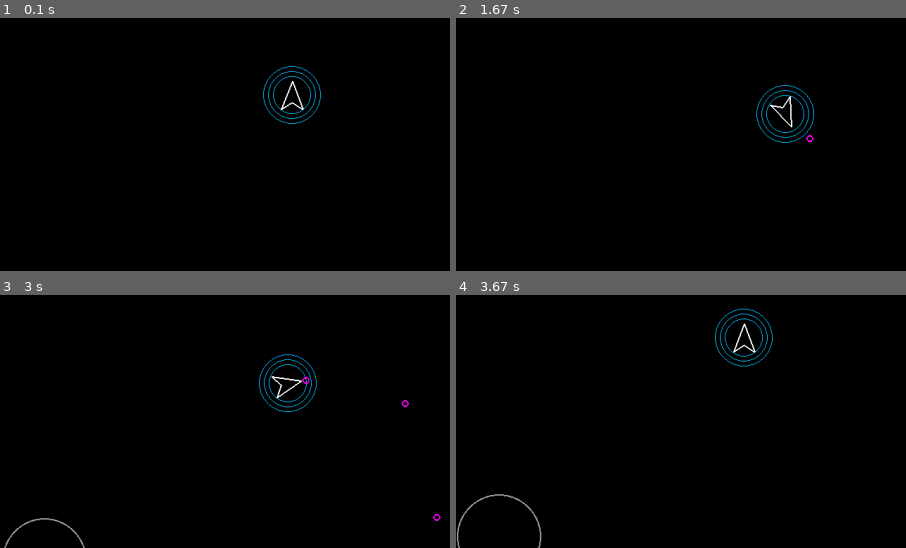
Above: before the commit, frames 1-4 (two rows, left to right).
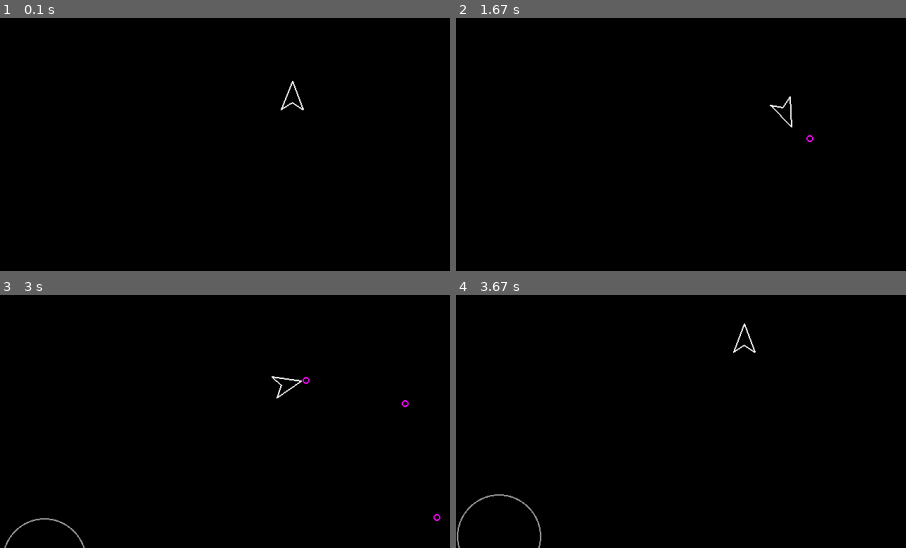
Above: after the commit, the same moments.

Repository: TheDeadlyPianist/pygame-asteroids
Game: pygame game, started from main.py
Same seed, same stepped clock (60 frames per second), same inputs: the game is played once before the commit and once after it.
Inputs:
- Up to frame 1 (0.1 s): no input
- Up to frame 2 (1.67 s): tap Space at 0.33, 0.73, 1.03, 1.23, 1.57 s; hold D 0.67-1.13 s; hold W 1.17-1.47 s; hold D from 1.5 s (still down)
- Up to frame 3 (3 s): tap Space at 1.87, 2.07, 2.37, 2.63, 2.97 s; release D at 1.97 s; hold A 2-2.53 s; hold S 2.57-2.87 s; hold A from 2.9 s (still down)
- Up to frame 4 (3.67 s): tap Space at 3.27, 3.4 s; release A at 3.3 s; hold W from 3.33 s (still down)
The pictures show only the part of the screen within x 18-68%, y 35-85%; the shares and areas given below are measured in that part.

The runs differ from the first frame. In frame 1, 0.6% of the frame differs, in the area x 58-72%, y 18-42%; in frame 2, 0.6%; in frame 3, 0.6%; in frame 4, 0.6%, in the area x 57-71%, y 5-29%.

Commit message:
Added pickup spawning, lifetime and max amount

Diff:
--- a/circleshape.py
+++ b/circleshape.py
@@ -13,6 +13,7 @@
         self.velocity = Vector2(0, 0)
         self.radius = radius
         self.out_of_bound_time = 2.0
+        self.name = "CircleShape"
 
     def draw(self, screen):
         pass
--- a/constants.py
+++ b/constants.py
@@ -15,3 +15,12 @@
 
 BULLET_SPEED = 350
 BULLET_RADIUS = 5
+
+PICKUP_MAX_SPAWN = 60
+PICKUP_MIN_SPAWN = 40
+PICKUP_LIFETIME = 180
+PICKUP_MAX = 3
+
+PICKUP_SHIELD_MAX_RADIUS = 15
+PICKUP_SHIELD_MIN_COEFFICIENT = 0.7
+PICKUP_SHIELD_PULSE_HOLD = 0.4
--- a/main.py
+++ b/main.py
@@ -7,6 +7,8 @@
 from colors import BLACK
 from hud import Hud
 import sys
+from pickup import Pickup
+from pickuphandler import PickupHandler
 
 drawable = pygame.sprite.Group()
 updateable = pygame.sprite.Group()
@@ -14,6 +16,7 @@
 bullets = pygame.sprite.Group()
 remove_if_out_of_bounds = pygame.sprite.Group()
 user_interface = pygame.sprite.Group()
+pickups = pygame.sprite.Group()
 
 def main():
     print("Starting Asteroids!")
@@ -31,11 +34,14 @@
     AsteroidField.containers = (updateable)
     Bullet.containers = (bullets, drawable, updateable, remove_if_out_of_bounds)
     Hud.containers = (user_interface)
+    Pickup.containers = (drawable, updateable, pickups)
+    PickupHandler.containers = (updateable)
 
     player = Player((SCREEN_WIDTH / 2), (SCREEN_HEIGHT / 2))
     AsteroidField()
 
     hud = Hud()
+    PickupHandler(pickups)
 
     while(True):
         for event in pygame.event.get():
@@ -61,6 +67,10 @@
                 else:
                     asteroid.kill()
 
+        for pickup in pickups:
+            if pickup.collision(player):
+                pickup.pickup_action(player)
+
         for entity in remove_if_out_of_bounds:
             entity.remove_out_of_bounds(dt)
 
--- /dev/null
+++ b/pickup.py
@@ -0,0 +1,34 @@
+import pygame
+from circleshape import CircleShape
+from pygame import Vector2
+from constants import PICKUP_SHIELD_MIN_COEFFICIENT, PICKUP_SHIELD_PULSE_HOLD, PICKUP_LIFETIME
+
+class Pickup(CircleShape):
+    def __init__(self, location: Vector2, radius: float):
+        super().__init__(location.x, location.y, radius)
+        self.pulse_coeficcient = 1
+        self.pulse_direction = -1
+        self.pulse_hold = 0
+        self.name = "Pickup Base"
+        self.life = PICKUP_LIFETIME
+
+    def pickup_action(self, player):
+        pass
+
+    def update(self, dt):
+        if self.life > 0:
+            self.life -= dt
+        else:
+            self.kill()
+
+        if self.pulse_coeficcient > 1 and self.pulse_hold <= 0 and self.pulse_direction == 1:
+            self.pulse_direction = -1
+            self.pulse_hold = PICKUP_SHIELD_PULSE_HOLD
+        elif self.pulse_coeficcient < PICKUP_SHIELD_MIN_COEFFICIENT and self.pulse_hold <= 0 and self.pulse_direction == -1:
+            self.pulse_direction = 1
+            self.pulse_hold = PICKUP_SHIELD_PULSE_HOLD
+
+        if self.pulse_hold > 0:
+            self.pulse_hold -= dt
+        else:
+            self.pulse_coeficcient += dt * self.pulse_direction * 0.2
--- /dev/null
+++ b/pickuphandler.py
@@ -0,0 +1,39 @@
+import pygame
+from constants import PICKUP_MIN_SPAWN, PICKUP_MAX_SPAWN, SCREEN_WIDTH, SCREEN_HEIGHT, PICKUP_MAX
+import random
+from enum import Enum
+from pygame import Vector2
+from pickupshield import PickupShield
+
+class PickupTypes(Enum):
+    SHIELD = 1
+
+class PickupHandler(pygame.sprite.Sprite):
+    def __init__(self, pickups_group):
+        super().__init__(self.containers)
+        self.pickup_spawn = PICKUP_MAX_SPAWN
+        self.pickups_group = pickups_group
+
+    def spawn_random_pickup(self):
+        from pickuphandler import PickupTypes
+        all_pickups = [
+            PickupTypes.SHIELD
+        ]
+        random_select: PickupTypes = random.choice(all_pickups)
+
+        random_spawn_location = Vector2(
+            random.uniform(0, 1) * SCREEN_WIDTH,
+            random.uniform(0, 1) * SCREEN_HEIGHT
+        )
+
+        match random_select:
+            case PickupTypes.SHIELD:
+                PickupShield(random_spawn_location)
+
+    def update(self, dt):
+        print(len(self.pickups_group))
+        if self.pickup_spawn > 0 and len(self.pickups_group) < PICKUP_MAX:
+            self.pickup_spawn -= dt
+        else:
+            self.spawn_random_pickup()
+            self.pickup_spawn = random.uniform(PICKUP_MIN_SPAWN, PICKUP_MAX_SPAWN)
--- /dev/null
+++ b/pickupshield.py
@@ -0,0 +1,18 @@
+from pickup import Pickup
+import pygame
+from colors import CYAN
+from constants import PICKUP_SHIELD_MAX_RADIUS, PLAYER_MAX_SHIELD
+from player import Player
+
+class PickupShield(Pickup):
+    def __init__(self, location):
+        super().__init__(location, PICKUP_SHIELD_MAX_RADIUS)
+        self.name = "Pickup Shield"
+
+    def draw(self, screen):
+        pygame.draw.circle(screen, CYAN, self.position, self.radius * self.pulse_coeficcient, 2)
+
+    def pickup_action(self, player: Player):
+        if player.shield_level < PLAYER_MAX_SHIELD:
+            player.shield_level += 1
+            self.kill()
--- a/player.py
+++ b/player.py
@@ -10,7 +10,8 @@
         super().__init__(x, y, PLAYER_RADIUS)
         self.rotation = 180
         self.shot_cooldown = 0
-        self.shield_level = 3
+        self.shield_level = 0
+        self.name = "Player"
 
     def triangle(self):
         forward = Vector2(0, 1).rotate(self.rotation) * self.radius
